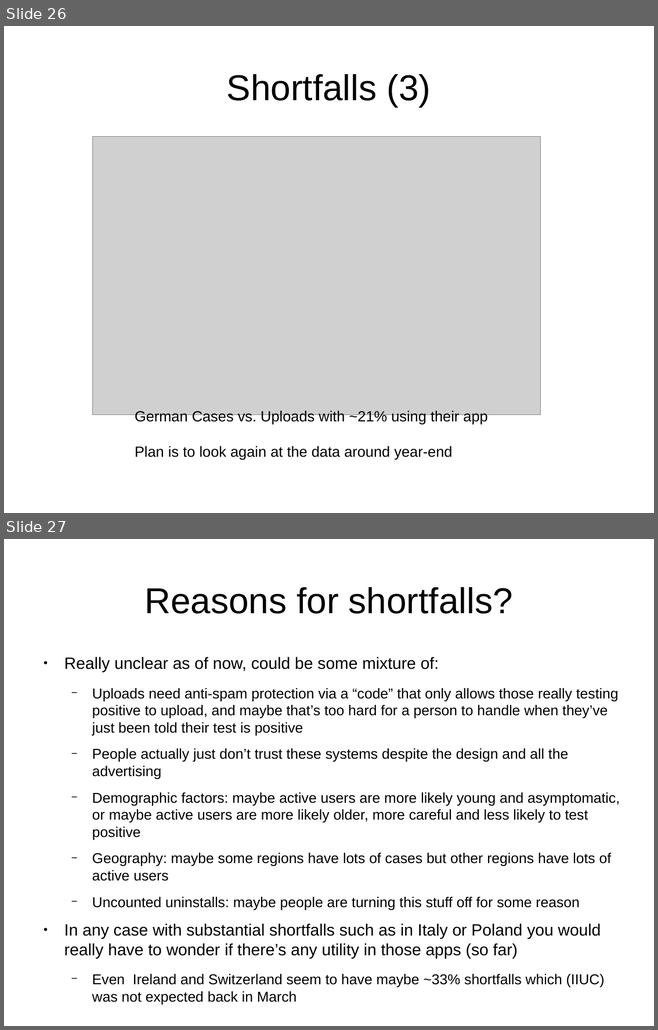
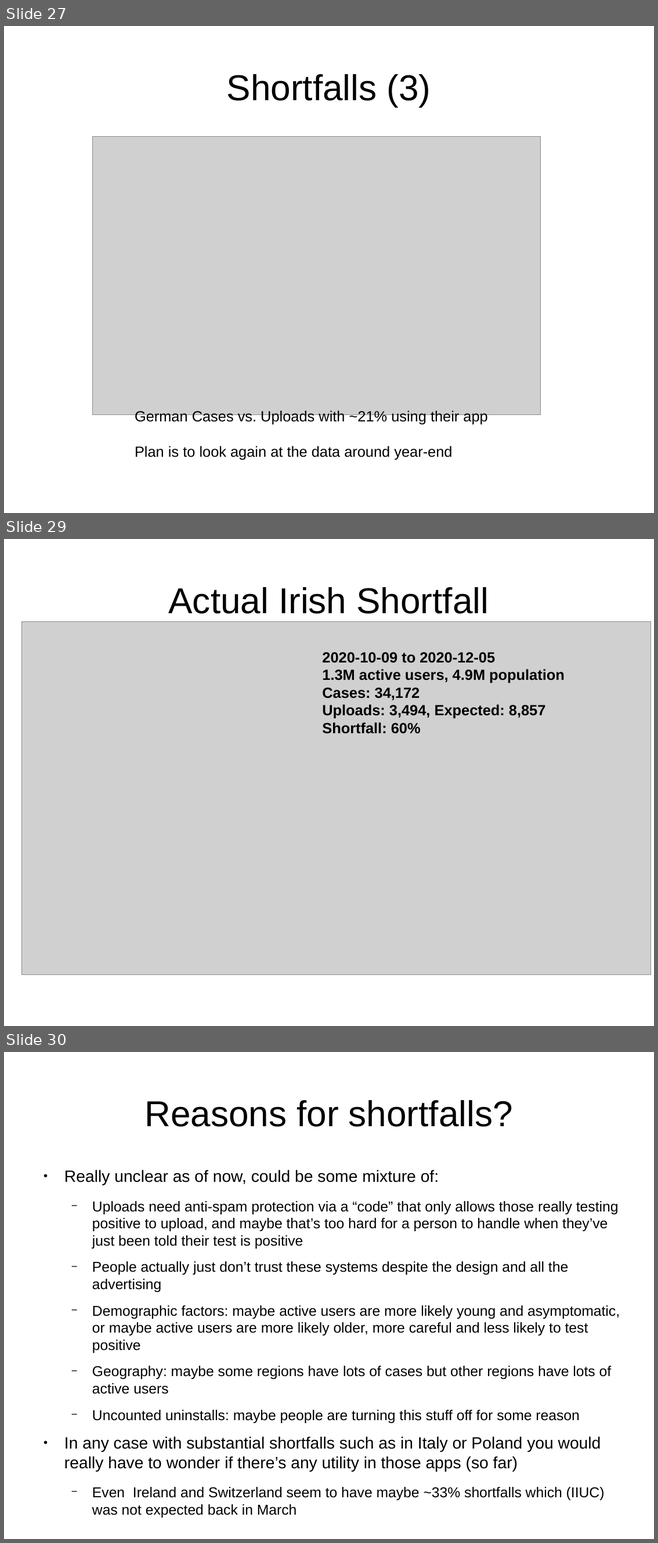
Before and after one commit to sftcd/witidtm, a slide deck: lectures/2020-2021/900-covid.odp. Shown one above the other, each under a label of ours: slides 26 and 27 before the commit, slides 27, 29 and 30 after it; the slides between them are not shown. The pictures are 658x1030 and 658x1543 pixels, drawn with LibreOffice and Linux fonts; fonts in the diff are those of the drawing; grey boxes stand for pictures; background and template pictures are left out. Boxes give left, top, right and bottom in pixels: in the first picture for what was removed or moved away, otherwise in the second. Text is boxed around its words. In the diff, an @@ line names an element or a change of style, - is before the commit and + after.

```diff
--- a/lectures/2020-2021/900-covid.odp
+++ b/lectures/2020-2021/900-covid.odp
@@ slide 29 added at (x1=4, y1=539, x2=654, y2=1026), background #FFFFFF @@
@@ title added at (x1=169, y1=587, x2=489, y2=614), 44 pt, text #000000 @@
+Actual Irish Shortfall
@@ picture added at (x1=21, y1=621, x2=651, y2=975) @@
@@ text added at (x1=322, y1=652, x2=564, y2=734), 18 pt, text #000000, bold @@
+2020-10-09 to 2020-12-05
+1.3M active users, 4.9M population
+Cases: 34,172
+Uploads: 3,494, Expected: 8,857 Shortfall: 60%
@@ what was slide 26 is now slide 27 @@
@@ what was slide 27 is now slide 30 @@
```
Also in this commit, not shown: 3 slides changed, 2 other slides added, 2 other files.
